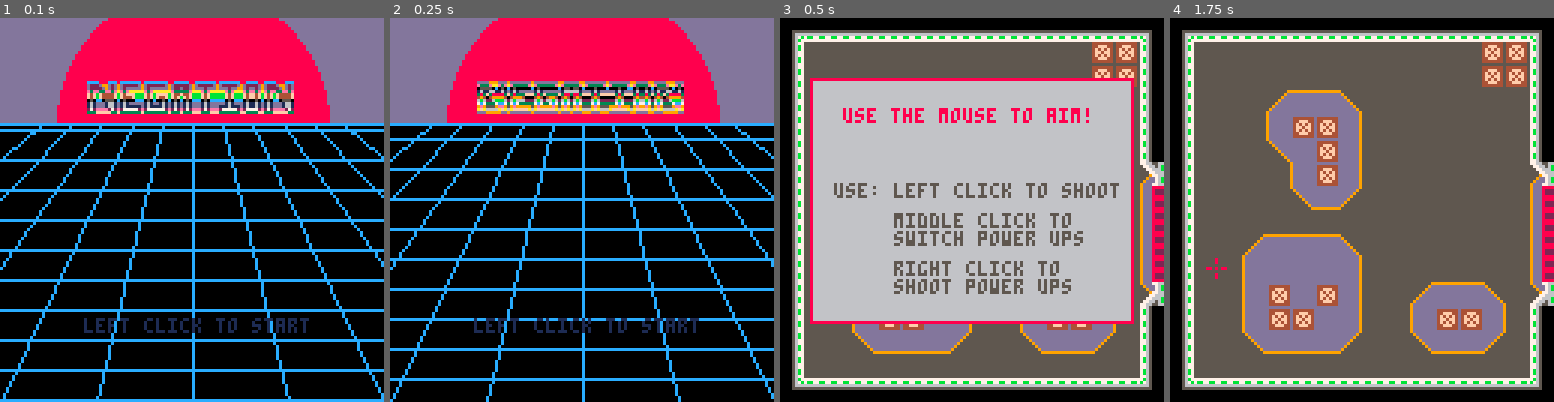
Above: before the commit, frames 1-4 (left to right).
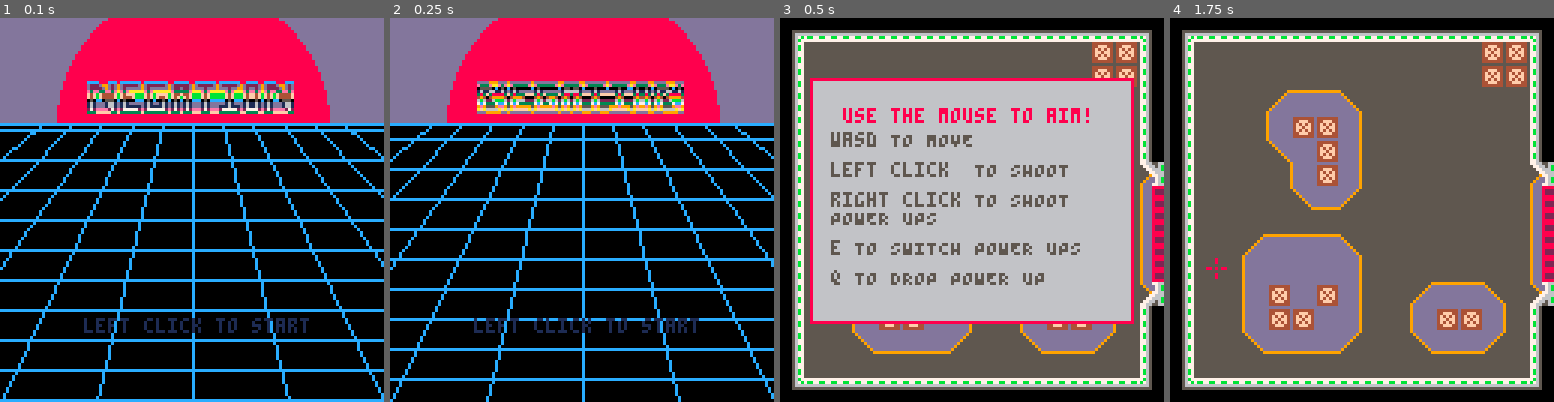
Above: after the commit, the same moments.

Repository: kbrewington/Negation
Game: PICO-8 cartridge negation.p8
The game is run twice, just before and just after one commit, with the same random seed, the same clock (stepped at 60 frames per second) and the same inputs.
Inputs (mouse positions are in pixels of both pictures, inside the frame that each line leads up to):
- Up to frame 1 (0.1 s): no input
- Up to frame 2 (0.25 s): no input
- Up to frame 3 (0.5 s): tap X (X key) at 0.33 s
- Up to frame 4 (1.75 s): click (1450, 121) at 0.67 s; tap O (Z key) at 0.7, 1.7 s; tap X (X key) at 1.07 s; click (1216, 267) at 1.22 s; hold Right from 1.6 s (still down)

Frames 1-2 are identical in both runs. In frame 3, 7.2% of the frame differs, in the area x 13-89%, y 29-72%; in frame 4, nothing differs.

Commit message:
Updated controls for HTML.

Diff:
--- a/negation.p8
+++ b/negation.p8
@@ -577,11 +577,18 @@
   rectfill(11, 21, 116, 100, 6)
 
   print("use the mouse to aim!", 21, 30, 8)
-  print("use: left click to shoot", 18, 55, 5)
-  print("middle click to", 38, 65, 5)
-  print("switch power ups", 38, 71, 5)
-  print("right click to", 38, 81, 5)
-  print("shoot power ups", 38, 87, 5)
+  print("wasd TO MOVE", 17, 38, 5)
+  print("left click  TO SHOOT", 17, 48, 5)
+  print("right click TO SHOOT", 17, 58, 5)
+  print("POWER UPS", 17, 64, 5)
+  print("e TO SWITCH POWER UPS", 17, 74, 5)
+  print("q TO DROP POWER UP", 17, 84, 5)
+
+  -- print("use: left click to shoot", 18, 55, 5)
+  -- print("middle click to", 38, 65, 5)
+  -- print("switch power ups", 38, 71, 5)
+  -- print("right click to", 38, 81, 5)
+  -- print("shoot power ups", 38, 87, 5)
 end
 
 function draw_dialog()
